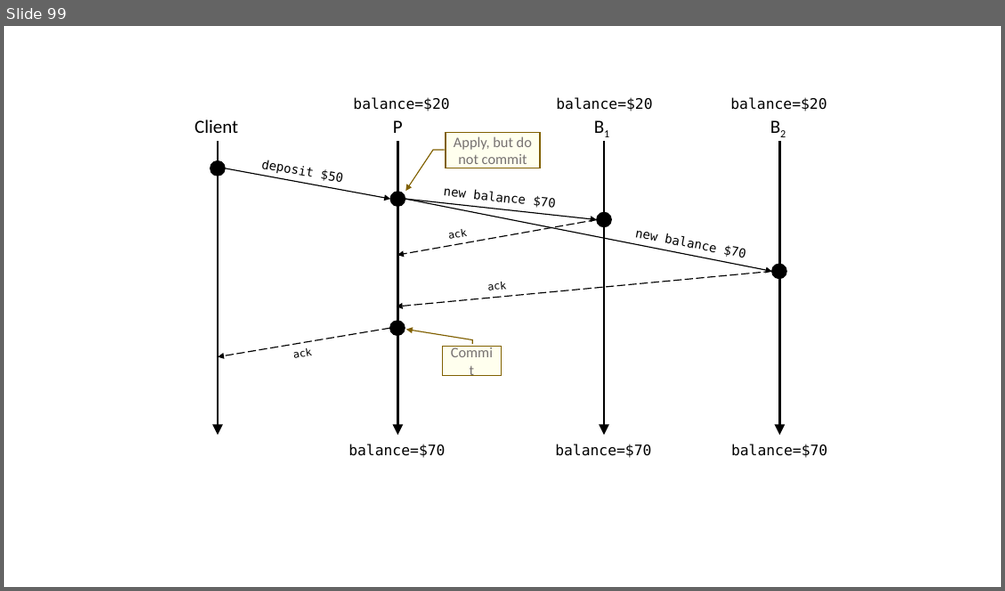
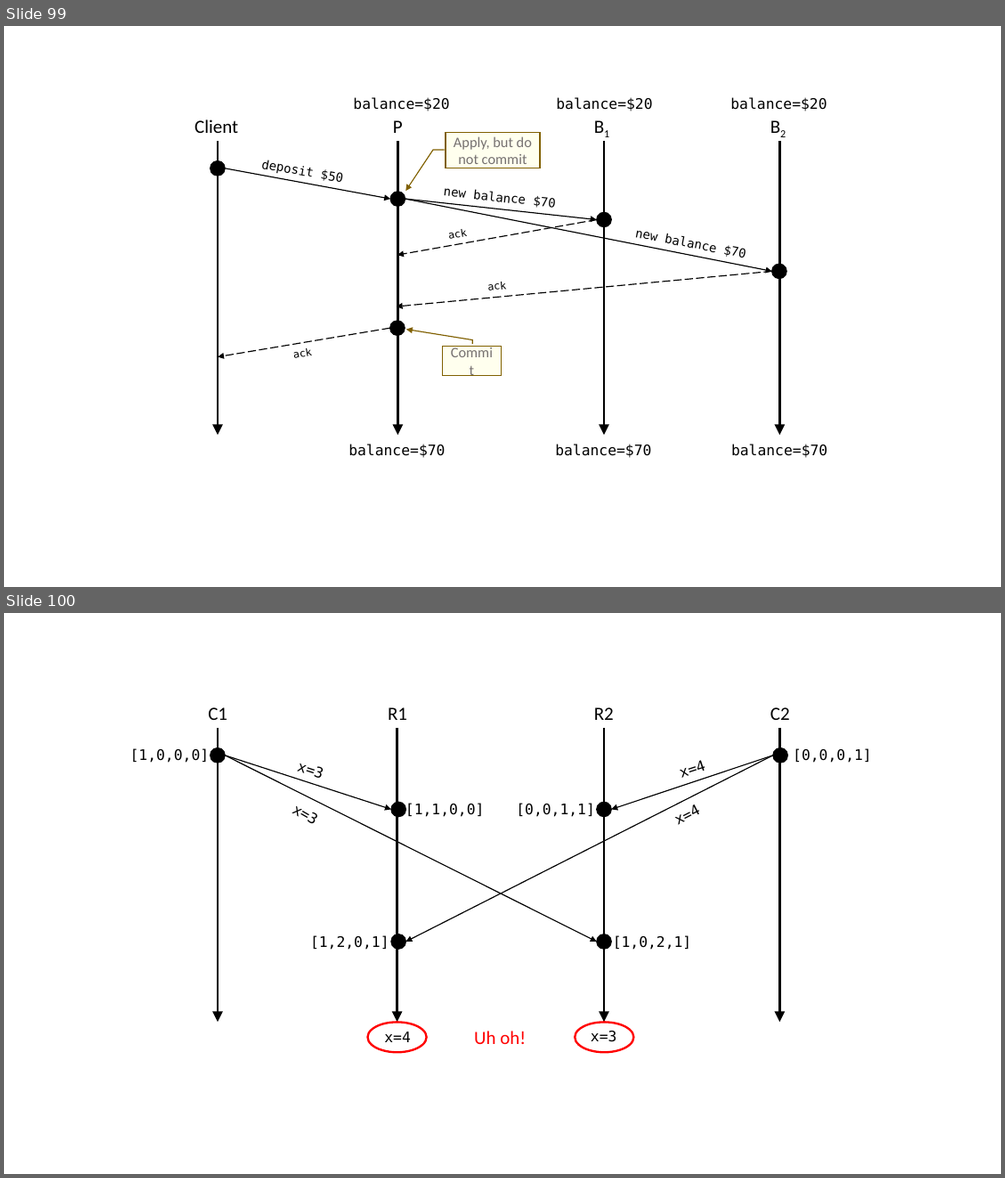
Before and after one commit to ChrisWhealy/DistributedSystemNotes, a slide deck: img/Diagrams.pptx. Shown one above the other, each under a label of ours: slide 99 before the commit, slides 99 and 100 after it. The pictures are 1005x591 and 1005x1178 pixels, drawn with LibreOffice and Linux fonts; fonts in the diff are those of the drawing. Boxes give left, top, right and bottom in pixels: in the first picture for what was removed or moved away, otherwise in the second. Text is boxed around its words. In the diff, an @@ line names an element or a change of style, - is before the commit and + after.

```diff
--- a/img/Diagrams.pptx
+++ b/img/Diagrams.pptx
@@ slide 100 added at (4, 613, 1001, 1174), background #FFFFFF @@
@@ text added at (208, 707, 227, 720), 18 pt, text #000000 @@
+C1
@@ text added at (388, 707, 407, 720), 18 pt, text #000000 @@
+R1
@@ text added at (594, 707, 614, 720), 18 pt, text #000000 @@
+R2
@@ text added at (770, 707, 790, 720), 18 pt, text #000000 @@
+C2
@@ arrow added from (218, 728) to (218, 1022), #000000 2 pt @@
@@ arrow added from (397, 728) to (397, 1022), #000000 2 pt @@
@@ arrow added from (604, 728) to (604, 1022), #000000 2 pt @@
@@ arrow added from (779, 728) to (779, 1022), #000000 2 pt @@
@@ text added at (130, 748, 210, 763), 14 pt, text #000000 @@
+[1,0,0,0]
@@ ellipse added at (210, 747, 226, 763), fill #000000, outline #000000 1 pt @@
@@ arrow added from (226, 755) to (597, 941), #000000 1 pt @@
@@ arrow added from (226, 755) to (391, 809), #000000 1 pt @@
@@ text added at (297, 763, 321, 778), 14 pt, text #000000 @@
+x=3
@@ arrow added from (773, 755) to (405, 941), #000000 1 pt @@
@@ arrow added from (773, 755) to (611, 809), #000000 1 pt @@
@@ text added at (681, 760, 706, 781), 14 pt, text #000000 @@
+x=4
@@ ellipse added at (773, 747, 788, 763), fill #000000, outline #000000 1 pt @@
@@ text added at (793, 748, 872, 763), 14 pt, text #000000 @@
+[0,0,0,1]
@@ text added at (291, 806, 315, 823), 14 pt, text #000000 @@
+x=3
@@ ellipse added at (391, 803, 406, 817), fill #000000, outline #000000 1 pt @@
@@ text added at (405, 803, 485, 817), 14 pt, text #000000 @@
+[1,1,0,0]
@@ text added at (516, 803, 595, 817), 14 pt, text #000000 @@
+[0,0,1,1]
@@ ellipse added at (597, 803, 612, 817), fill #000000, outline #000000 1 pt @@
@@ text added at (678, 804, 701, 825), 14 pt, text #000000 @@
+x=4
@@ text added at (310, 935, 389, 949), 14 pt, text #000000 @@
+[1,2,0,1]
@@ ellipse added at (391, 933, 406, 949), fill #000000, outline #000000 1 pt @@
@@ ellipse added at (597, 933, 612, 949), fill #000000, outline #000000 1 pt @@
@@ text added at (613, 935, 692, 949), 14 pt, text #000000 @@
+[1,0,2,1]
@@ ellipse added at (367, 1022, 427, 1052), outline #FF0000 2 pt @@
@@ text added at (384, 1031, 411, 1042), 14 pt, text #000000 @@
+x=4
@@ text added at (474, 1030, 526, 1044), 18 pt, text #FF0000 @@
+Uh oh!
@@ ellipse added at (574, 1022, 633, 1052), outline #FF0000 2 pt @@
@@ text added at (591, 1030, 617, 1042), 14 pt, text #000000 @@
+x=3
```
Also in this commit, not shown: 9 other slides added, 16 other files.
